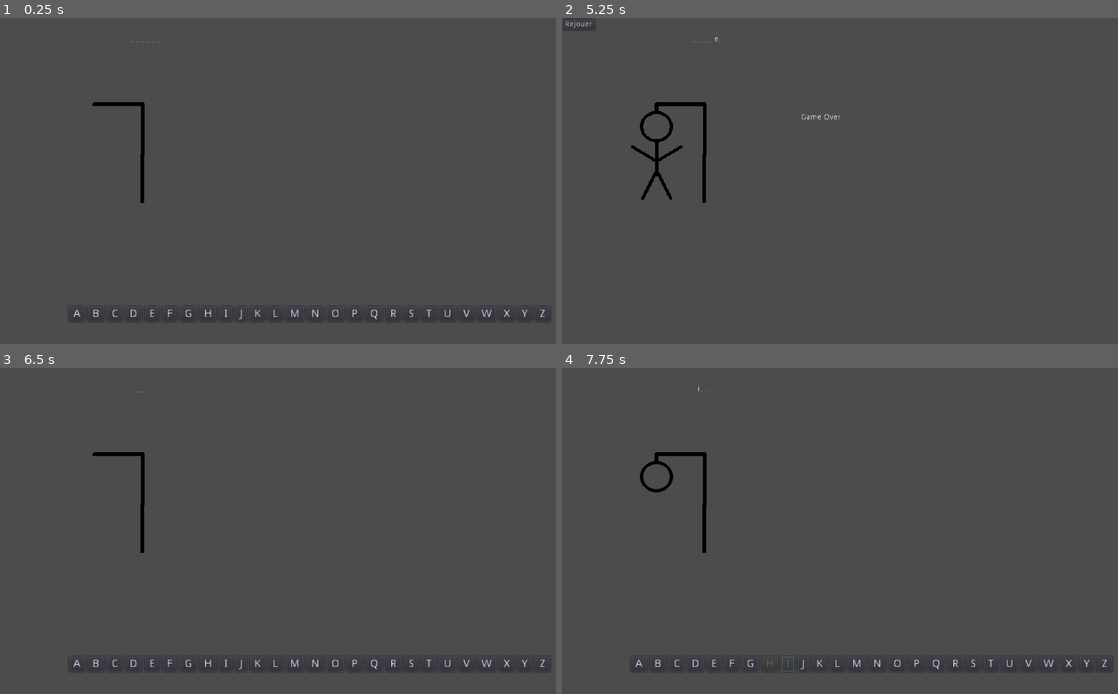
Above: before the commit, frames 1-4 (two rows, left to right).
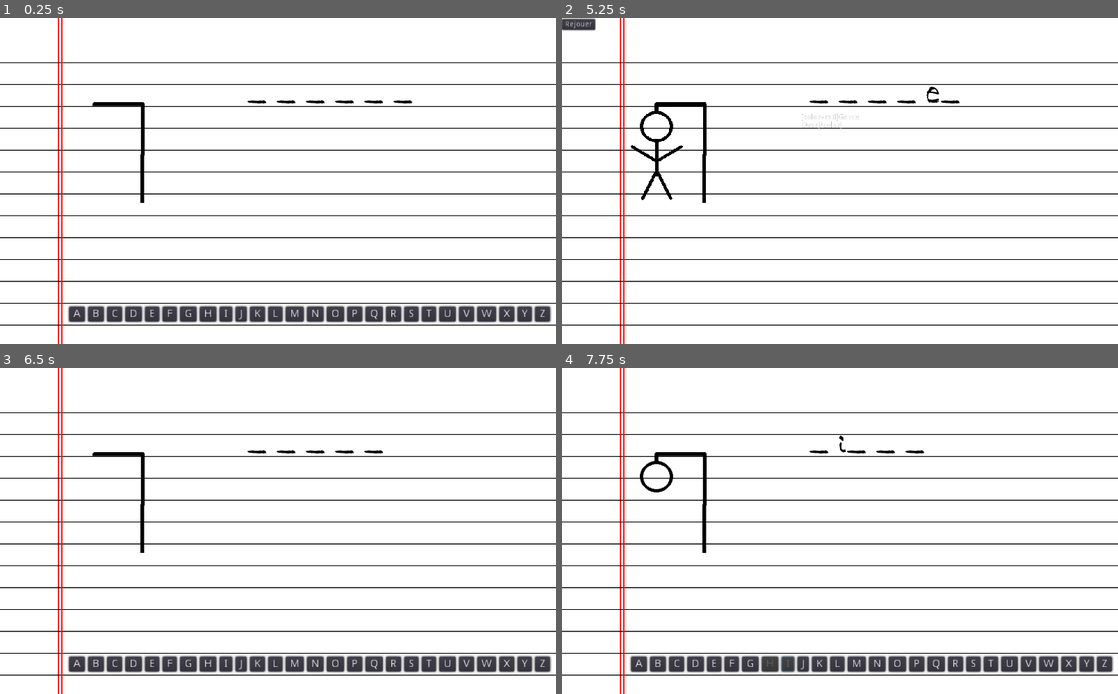
Above: after the commit, the same moments.

Repository: Jelared/Project-Jeu_du_Pendu
Game: Godot game, scene res://scenes/Main.tscn
Two runs of this game, one before a commit and one after it. Both use one fixed random seed, a clock stepped at 60 frames per second and the inputs below.
Inputs:
- Up to frame 1 (0.25 s): no input
- Up to frame 2 (5.25 s): click "A" at 0.5 s; click "B" at 1.25 s; click "C" at 2 s; click "D" at 2.75 s; click "E" at 3.5 s; click "F" at 4.25 s; click "G" at 5 s
- Up to frame 3 (6.5 s): click "Rejouer" at 5.75 s
- Up to frame 4 (7.75 s): click "H" at 6.5 s; click "I" at 7.25 s

The runs differ from the first frame. In frame 1, 96% of the frame differs, in the area x 0-100%, y 0-100%; in frame 2, 99%; in frame 3, 96%; in frame 4, 96%.

Commit message:
update 11-09-22
font

Diff:
--- a/scenes/Main.tscn
+++ b/scenes/Main.tscn
@@ -14,6 +14,13 @@
 [ext_resource path="res://Sons/error_style_2_001.wav" type="AudioStream" id=12]
 [ext_resource path="res://Sprites/Page.png" type="Texture" id=13]
 
+[sub_resource type="DynamicFontData" id=2]
+font_path = "res://font/Holidays Homework.ttf"
+
+[sub_resource type="DynamicFont" id=3]
+size = 40
+font_data = SubResource( 2 )
+
 [sub_resource type="SpriteFrames" id=1]
 animations = [ {
 "frames": [ ExtResource( 10 ), ExtResource( 3 ), ExtResource( 7 ), ExtResource( 6 ), ExtResource( 8 ), ExtResource( 9 ), ExtResource( 4 ) ],
@@ -31,16 +38,17 @@
 groupe_clavier = ExtResource( 2 )
 
 [node name="Page" type="Sprite" parent="."]
-visible = false
 position = Vector2( 536, 662 )
 scale = Vector2( 0.5, 0.5 )
 texture = ExtResource( 13 )
 
 [node name="Affichage" type="RichTextLabel" parent="."]
-margin_left = 240.0
-margin_top = 30.0
-margin_right = 824.0
-margin_bottom = 94.0
+margin_left = 456.0
+margin_top = 120.0
+margin_right = 825.0
+margin_bottom = 197.0
+custom_colors/default_color = Color( 0, 0, 0, 1 )
+custom_fonts/normal_font = SubResource( 3 )
 bbcode_enabled = true
 
 [node name="HBoxContainer" type="HBoxContainer" parent="."]
@@ -267,6 +275,13 @@
 margin_right = 568.0
 margin_bottom = 214.0
 
+[node name="Timer" type="RichTextLabel" parent="."]
+margin_right = 104.0
+margin_bottom = 39.0
+__meta__ = {
+"_edit_use_anchors_": false
+}
+
 [node name="SonP" type="AudioStreamPlayer" parent="."]
 stream = ExtResource( 5 )
 volume_db = -10.0
--- a/scripts/Main.gd
+++ b/scripts/Main.gd
@@ -21,6 +21,9 @@
 	initialisation()
 	bouttons()
 
+#ajouter le timer (avant peut etre menu)
+func _process(delta):
+	pass
 
 #L'appuie sur un bouton envoie un signal
 func bouttons():
@@ -56,7 +59,7 @@
 		affichage.append("_ ")
 	for i in affichage:
 		affichage_ += String(i)
-		$Affichage.bbcode_text = affichage_
+		$Affichage.text = affichage_
 		print (affichage)
 
 
@@ -75,7 +78,7 @@
 			affichage[position_L] = lettre_clavier #affichage de la lettre à la bonne position
 			for i in affichage:
 				affichage_ += String(i)
-				$Affichage.bbcode_text = affichage_
+				$Affichage.text = affichage_
 			position_L = mot_separeL.find(lettre_clavier,position_L+1) # suite la boucle qui décale la position de 1 pour vérif
 			gagner()
 			print("ok")
@@ -89,7 +92,7 @@
 		$Pendu.frame = perdu
 		perdu += 1
 	if perdu == 7 :
-		$Gameover_Win.bbcode_text = "Game Over"
+		$Gameover_Win.bbcode_text = "[color=red]" + "Game Over" + "[/color]"
 		Brejouer()
 
 
@@ -99,7 +102,7 @@
 	print("g")
 	var b = affichage
 	if a==b :
-		$Gameover_Win.bbcode_text = "Gagner"
+		$Gameover_Win.bbcode_text = "[color=red]" + "Gagner" + "[/color]"
 		Brejouer()
 
 
Binary file added: font/Holidays Homework.ttf
Not shown: 1 places in scenes/Main.tscn that only renumber resources
